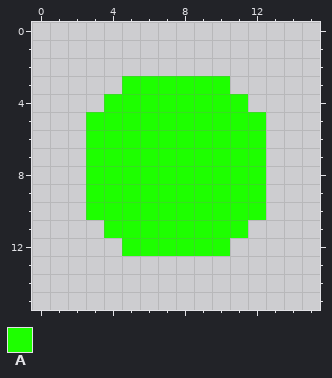
A pixel-art sprite gets an edit: app/images/iconGreen.png. This is how it looked before the edit.
The file is 16x16 pixels. Pixels under 10% opacity are left out.
Palette (. is transparent): A #1eff00
After the commit:
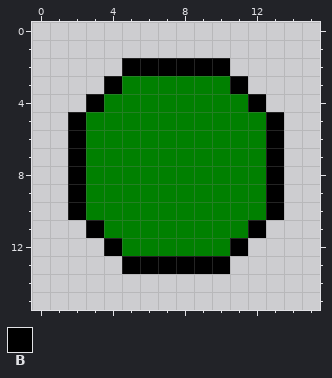
Colours new in this view: B #000000
Difference:
colour A: #1eff00 -> #008000
y 2: x 5..10 ...... -> BBBBBB
y 3: x 4 . -> B; x 11 . -> B
y 4: x 3 . -> B; x 12 . -> B
y 5..10: x 2 . -> B; x 13 . -> B
y 11: x 3 . -> B; x 12 . -> B
y 12: x 4 . -> B; x 11 . -> B
y 13: x 5..10 ...... -> BBBBBB
